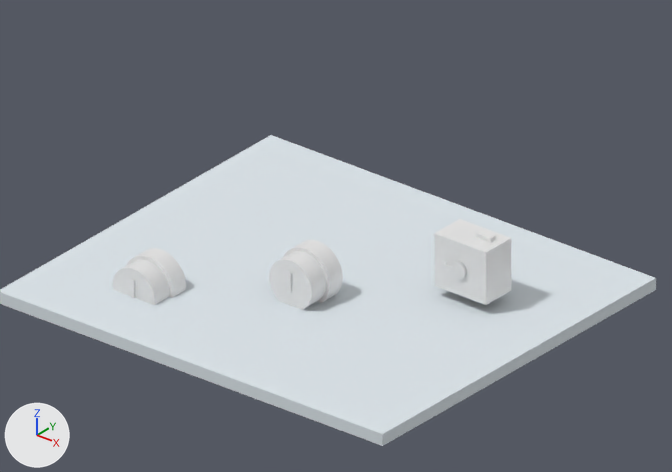
The Blender file assets/blender/control_panel.blend, before and after one commit.
Camera for both pictures: the file's camera 'Camera'. Every picture has the same lights, and +X, +Y and +Z are marked at lower left. The picture after the commit comes second.

In view in the first picture: 'Bench', 'HC_LABEL_C', 'geometry_0', 'geometry_0.001', 'geometry_0.002'.
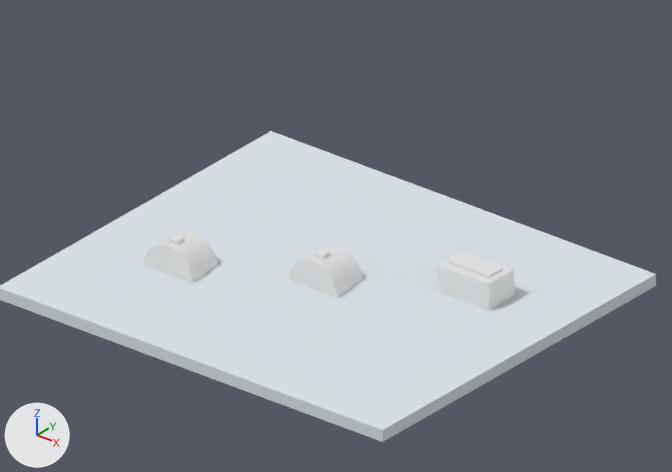
ob_hc_a is not drawn itself; it is the parent of ob_world.
ob_hc_b is not drawn itself; it is the parent of ob_world_001.
ob_hc_c is not drawn itself; it is the parent of ob_world_002.

Where the newer file only moved an object's origin or applied its transform, the numbers keep the older frame.

Location of each change, (x1, y1, x2, y2) in pixels of the pictures (672 x 472 px):
```json
{"object": "Bench", "change": "moved", "before": [0, 135, 656, 446], "after": [0, 131, 656, 442]}
{"object": "geometry_0.002", "change": "reshaped, moved, turned", "before": [434, 219, 511, 305], "after": [437, 250, 514, 310]}
{"object": "geometry_0", "change": "reshaped, moved, turned", "before": [112, 248, 186, 305], "after": [144, 232, 217, 283]}
{"object": "geometry_0.001", "change": "reshaped, moved, turned", "before": [269, 240, 343, 309], "after": [289, 247, 362, 297]}
{"object": "HC_LABEL_C", "change": "no longer drawn", "before": [444, 262, 452, 267]}
```

The change, as JSON lines over the scene's bpy script:
```json
{"op": "add", "block": "mat_hclabelmat", "code": ["mat_hclabelmat = principled_material('HCLabelMat')", "mat_hclabelmat.base_color = (0.85, 0.38, 0.06)  # orange #eda645", "mat_hclabelmat.emission_color = (0.98, 0.45, 0.08)  # orange #fdb350", "mat_hclabelmat.emission_strength = 1.0"]}
{"block": "me_geometry_0", "where": "# used by ob_geometry_0; parent = ob_world; location = (0.0, 0.0, 0.0)"}
{"op": "remove", "block": "me_geometry_0", "code": "me_geometry_0.from_pydata(...)  # 212 vertices, 408 faces; spans x -0.042..0.042, y -0.076..-0.0125, z -0.0465..0.042"}
{"op": "add", "block": "me_geometry_0", "code": "me_geometry_0.from_pydata(...)  # 212 vertices, 408 faces; spans x -0.042..0.042, y -0.0465..0.042, z 0.0..0.0635"}
{"block": "me_geometry_0", "change": "me_geometry_0 part 1: the whole mesh is turned -90 degrees about the x axis through its middle, then moved by (0.0, 0.042, 0.034)"}
{"block": "me_geometry_0_001", "where": "# used by ob_geometry_0_001; parent = ob_world_001; location = (0.0, 0.0, 0.0)"}
{"op": "remove", "block": "me_geometry_0_001", "code": "me_geometry_0_001.from_pydata(...)  # 212 vertices, 408 faces; spans x -0.042..0.042, y -0.076..-0.0125, z -0.0465..0.042"}
{"op": "add", "block": "me_geometry_0_001", "code": "me_geometry_0_001.from_pydata(...)  # 212 vertices, 408 faces; spans x -0.042..0.042, y -0.0465..0.042, z -0.025..0.0385"}
{"block": "me_geometry_0_001", "change": "me_geometry_0_001 part 2: the whole mesh is turned -90 degrees about the x axis through its middle, then moved by (0.0, 0.042, 0.009)"}
{"block": "me_geometry_0_002", "where": "# used by ob_geometry_0_002; parent = ob_world_002; location = (0.0, 0.0, 0.0)"}
{"op": "remove", "block": "me_geometry_0_002", "code": "me_geometry_0_002.from_pydata(...)  # 122 vertices, 228 faces; spans x -0.045..0.045, y -0.0595..-0.0005, z -0.044..0.046"}
{"op": "add", "block": "me_geometry_0_002", "code": "me_geometry_0_002.from_pydata(...)  # 122 vertices, 228 faces; spans x -0.045..0.045, y -0.044..0.046, z -0.05..0.009"}
{"block": "me_geometry_0_002", "change": "me_geometry_0_002 part 3: the whole mesh is turned -90 degrees about the x axis through its middle, then moved by (0.0, 0.031, -0.0215)"}
{"op": "add", "block": "txt_text_002", "code": "txt_text_002.materials.append(mat_hclabelmat)  # orange #eda645, glowing orange #fdb350"}
{"op": "add", "block": "txt_text_002", "code": "txt_text_002.offset = 0.0008"}
{"op": "add", "block": "txt_text_002", "code": "txt_text_002.extrude = 0.006"}
{"op": "set", "path": "txt_text_002.size", "old": "0.026", "new": "0.055"}
{"op": "set", "path": "ob_hc_a.rotation_euler", "old": "(0.0, 0.0, 0.0)", "new": "(-1.571, 0.0, 0.0)", "note": "degrees (0, 0, 0) -> degrees (-90, 0, 0)"}
{"op": "set", "path": "ob_hc_b.location", "old": "(0.0, 0.075, 0.025)", "new": "(0.0, 0.075, 0.0)"}
{"op": "set", "path": "ob_hc_b.rotation_euler", "old": "(0.0, 0.0, 0.0)", "new": "(-1.571, 0.0, 0.0)", "note": "degrees (0, 0, 0) -> degrees (-90, 0, 0)"}
{"op": "set", "path": "ob_hc_c.location", "old": "(0.18, 0.2, 0.05)", "new": "(0.18, 0.2, 0.0)"}
{"op": "set", "path": "ob_hc_c.rotation_euler", "old": "(0.0, 0.0, 0.0)", "new": "(-1.571, 0.0, 0.0)", "note": "degrees (0, 0, 0) -> degrees (-90, 0, 0)"}
{"op": "set", "path": "ob_bench.location", "old": "(0.0, 0.08, -0.015)", "new": "(0.0, 0.08, -0.009)"}
{"op": "set", "path": "ob_hc_label_c.location", "old": "(0.154, 0.135, 0.054)", "new": "(0.13, 0.101, 0.071)"}
```
